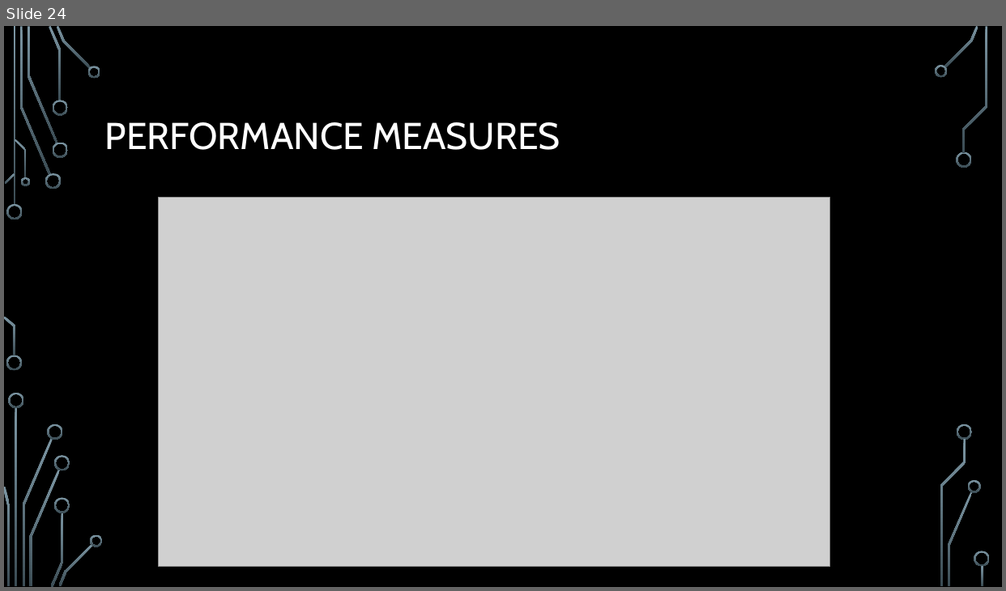
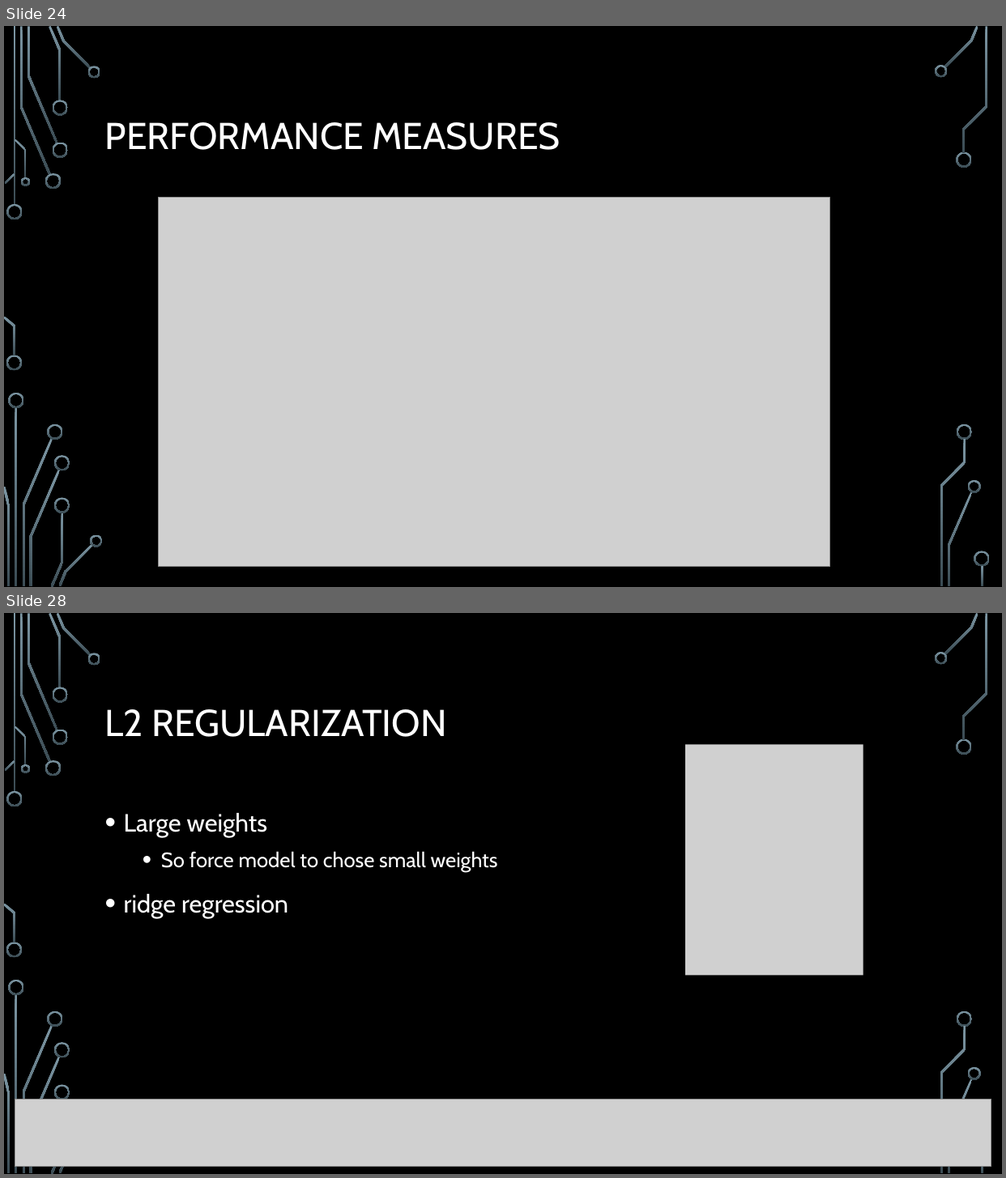
Before and after one commit to mohamad-qodosi/utech-summer-school-99-Machine-Learning, a slide deck: Slides/ML_4_Evaluation and tuning.pptx. Shown one above the other, each under a label of ours: slide 24 before the commit, slides 24 and 28 after it; the slides between them are not shown. The pictures are 1006x591 and 1006x1178 pixels, drawn with LibreOffice and Linux fonts; fonts in the diff are those of the drawing; grey boxes stand for pictures; background and template pictures are left out. Boxes give left, top, right and bottom in pixels: in the first picture for what was removed or moved away, otherwise in the second. Text is boxed around its words. In the diff, an @@ line names an element or a change of style, - is before the commit and + after.

```diff
--- a/Slides/ML_4_Evaluation and tuning.pptx
+++ b/Slides/ML_4_Evaluation and tuning.pptx
@@ slide 28 added at box(4, 613, 1002, 1174), background picture (left out); not listed: 35 template elements that a slide beside it also shows @@
@@ title added at box(105, 709, 446, 737), 36 pt, text #FFFFFF @@
+L2 REGULARIZATION
@@ picture added at box(685, 745, 863, 975) @@
@@ text added at box(124, 813, 498, 918), 20 pt, text #FFFFFF @@
+• Large weights
+  • So force model to chose small weights
+• ridge regression
@@ picture added at box(15, 1100, 991, 1167) @@
```
Also in this commit, not shown: 5 other slides added, 5 other files.
